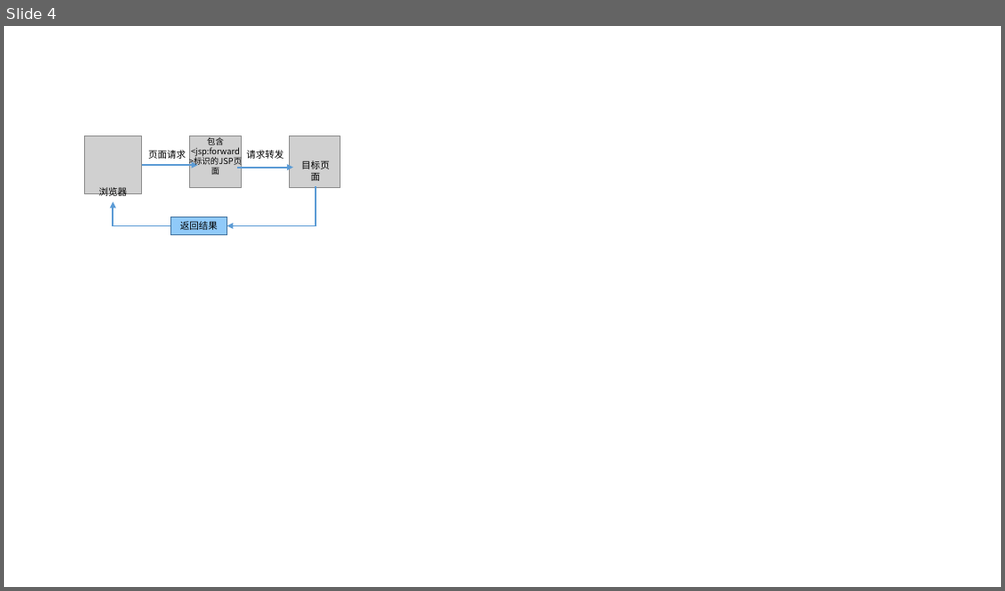
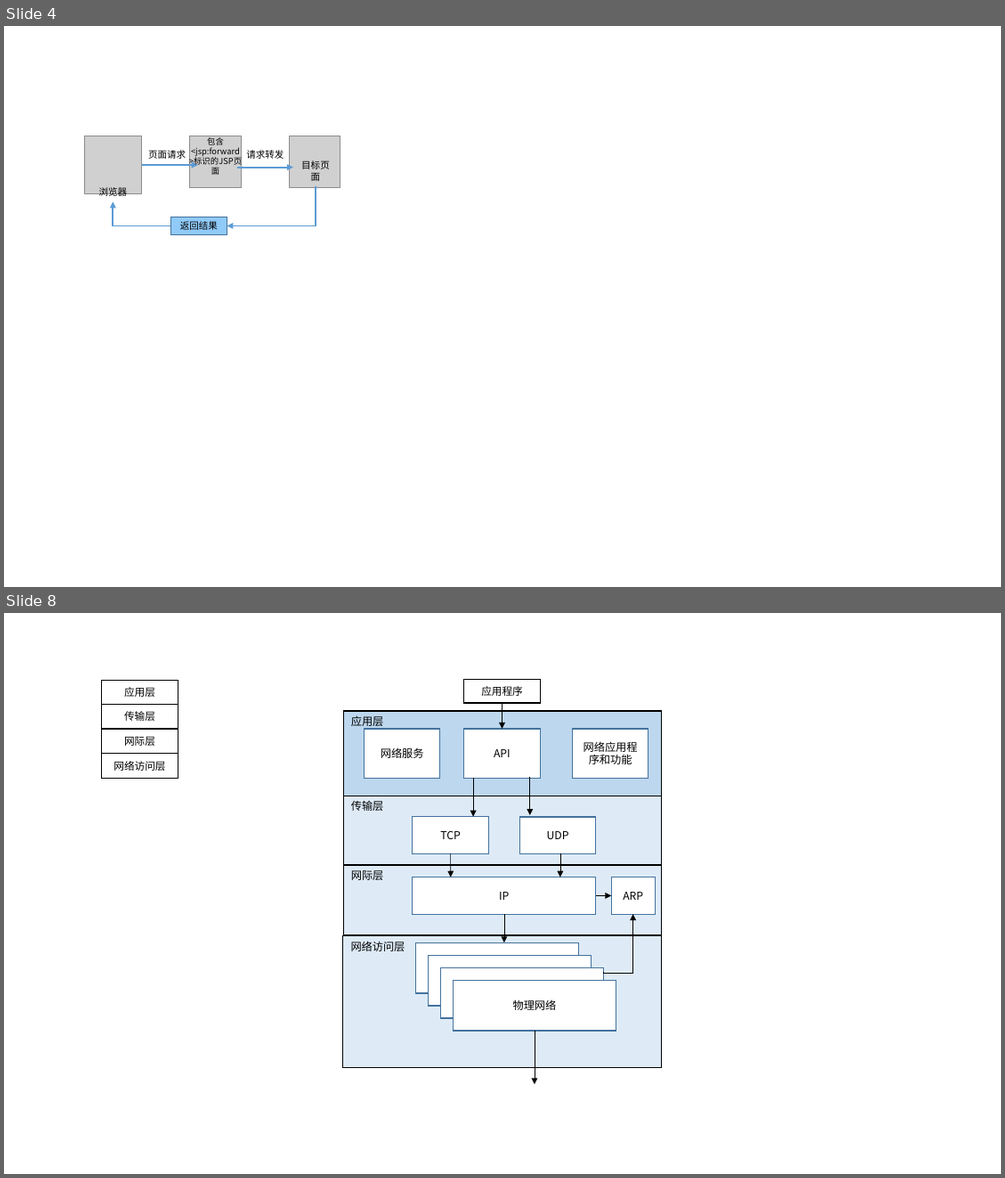
Before and after one commit to YuqiaoWang/JavaWebLearning, a slide deck: Note/component.pptx. Shown one above the other, each under a label of ours: slide 4 before the commit, slides 4 and 8 after it; the slides between them are not shown. The pictures are 1005x591 and 1005x1178 pixels, drawn with LibreOffice and Linux fonts; fonts in the diff are those of the drawing; grey boxes stand for pictures. Boxes give left, top, right and bottom in pixels: in the first picture for what was removed or moved away, otherwise in the second. Text is boxed around its words. In the diff, an @@ line names an element or a change of style, - is before the commit and + after.

```diff
--- a/Note/component.pptx
+++ b/Note/component.pptx
@@ slide 8 added at [4, 613, 1001, 1174], background #FFFFFF @@
@@ rectangle added at [101, 681, 178, 705], fill #FFFFFF, outline #000000 1 pt, 10 pt, text #000000 @@
+应用层
@@ rectangle added at [101, 705, 178, 729], fill #FFFFFF, outline #000000 1 pt, 10 pt, text #000000 @@
+传输层
@@ group added at [343, 679, 662, 1084]: 16 rectangles, 8 arrows, 4 texts, 1 elbow arrow @@
+应用程序
+网络服务
+API
+网络应用程序和功能
+应用层
+传输层
+TCP
+UDP
+网际层
+IP
+ARP
+网络访问层
+物理网络
@@ rectangle added at [101, 729, 178, 754], fill #FFFFFF, outline #000000 1 pt, 10 pt, text #000000 @@
+网际层
@@ rectangle added at [101, 754, 178, 779], fill #FFFFFF, outline #000000 1 pt, 10 pt, text #000000 @@
+网络访问层
```
Also in this commit, not shown: 4 other slides added, 12 other files.
